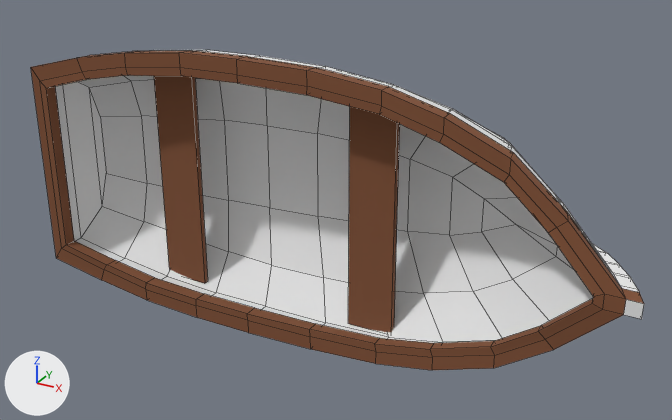
The OBJ model static/assets/ships/1/model.obj: old version first, new version second.
Both versions are drawn from a camera (50 mm lens) standing at (1.245, -2.283, 1.093) and looking at (0.012, -0.042, -0.028). The lights are fixed; the arrows at lower left show +X, +Y and +Z. Mesh edges are drawn as thin lines. Where no turn or scale is listed for an object, it has been applied to the vertices.

Script lines for the objects in view, before the commit:
```python
me_1391_rowboat = bpy.data.meshes.new('1391_Rowboat')
me_1391_rowboat.from_pydata(...)  # 521 vertices, 518 faces; spans x -0.96..0.96, y -0.28..0.21, z -0.44..0.44
me_1391_rowboat.materials.append(mat_mat_002)  # picture img_1391_rowboat_png
ob_1391_rowboat = bpy.data.objects.new('1391_Rowboat', me_1391_rowboat)
ob_1391_rowboat.location = (0.0, 0.0, 0.0)
```
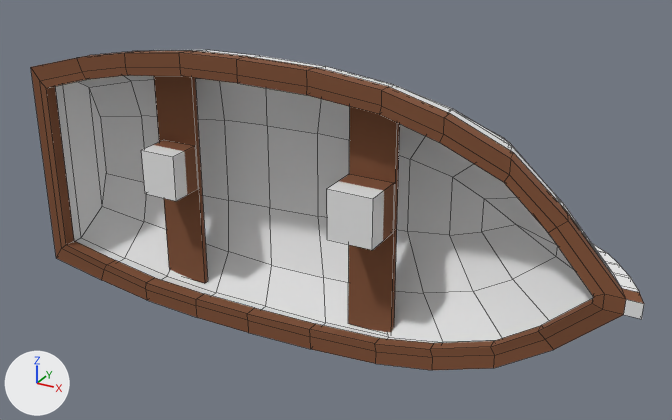
Commit message: Boat seats

Pixel boxes (x1, y1, x2, y2) of what changed, in the pictures (672 x 420 px):
'Seat.1', added: after (327, 174, 394, 250)
'Seat.0', added: after (141, 140, 198, 201)

The change, as a list of edits to the scene's bpy script:
```text
Add me_seat_1:
    me_seat_1.from_pydata(...)  # a box spanning x 0.085..0.227, y -0.225..-0.096, z -0.033..0.12
    me_seat_1.materials.append(mat_mat_002)  # picture img_1391_rowboat_png
Add me_seat_0:
    me_seat_0.from_pydata(...)  # a box spanning x -0.5791..-0.4572, y -0.2072..-0.0955, z -0.0345..0.1107
    me_seat_0.materials.append(mat_mat_002)  # picture img_1391_rowboat_png
Add ob_seat_1:
    ob_seat_1 = bpy.data.objects.new('Seat.1', me_seat_1)
    ob_seat_1.location = (0.0, 0.0, 0.0)
Add ob_seat_0:
    ob_seat_0 = bpy.data.objects.new('Seat.0', me_seat_0)
    ob_seat_0.location = (0.0, 0.0, 0.0)
```
